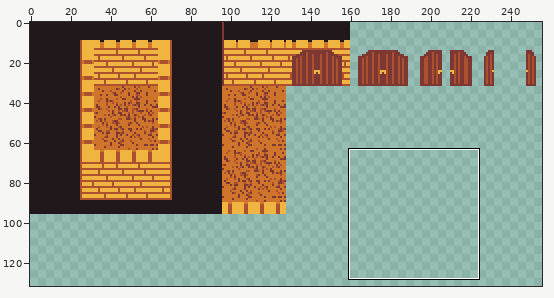
Two versions of one pixel-art file, sprites/tilemap.aseprite. The first picture is a wide view before the edit; the outline marks the close-up.
Close-up. First the earlier version:
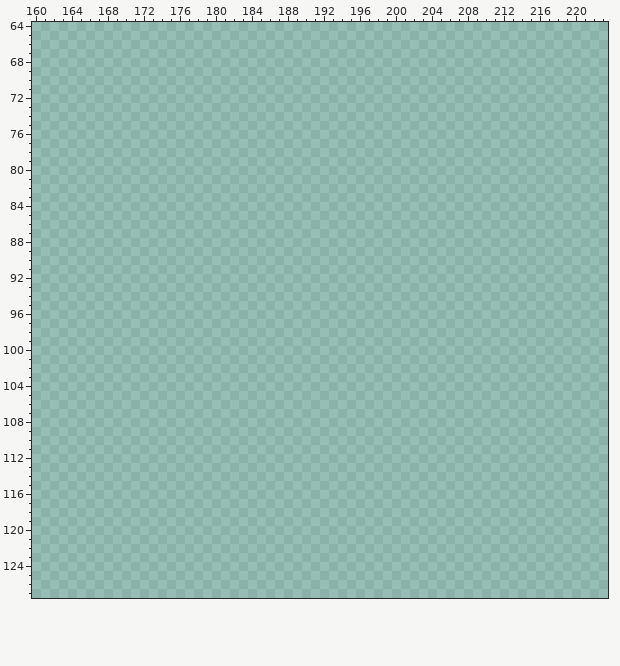
256x256 pixels, 1 frame. Shown: x 160..223, y 64..127. The wide view leaves out empty margins.
The result:
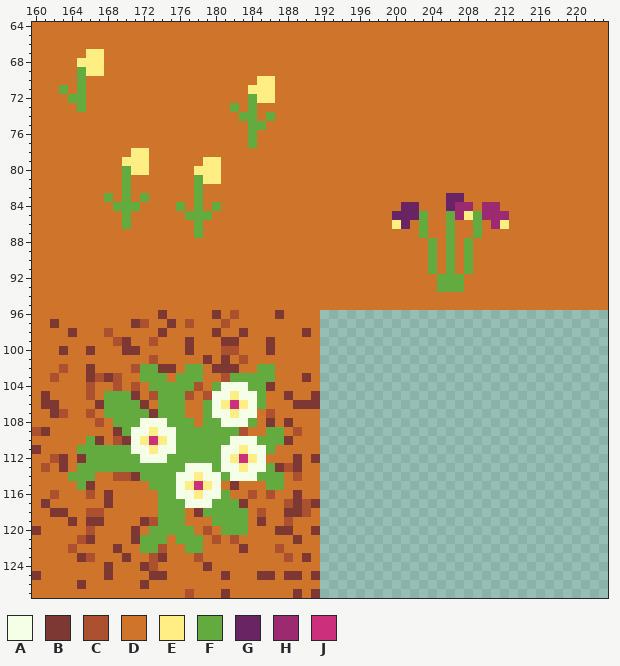
Palette (. is transparent): A #f5ffe8  B #7d3833  C #ab5130  D #cf752b  E #ffee83  F #63ab3f  G #692464  H #9c2a70  J #cc2f7b
Changes in this commit:
Changed rows in their new state; - is an unchanged pixel.
first column x 160:
 64 DDDDDDDDDDDDDDDDDDDDDDDDDDDDDDDDDDDDDDDDDDDDDDDDDDDDDDDDDDDDDDDD
 65 DDDDDDDDDDDDDDDDDDDDDDDDDDDDDDDDDDDDDDDDDDDDDDDDDDDDDDDDDDDDDDDD
 66 DDDDDDDDDDDDDDDDDDDDDDDDDDDDDDDDDDDDDDDDDDDDDDDDDDDDDDDDDDDDDDDD
 67 DDDDDDEEDDDDDDDDDDDDDDDDDDDDDDDDDDDDDDDDDDDDDDDDDDDDDDDDDDDDDDDD
 68 DDDDDEEEDDDDDDDDDDDDDDDDDDDDDDDDDDDDDDDDDDDDDDDDDDDDDDDDDDDDDDDD
 69 DDDDDFEEDDDDDDDDDDDDDDDDDDDDDDDDDDDDDDDDDDDDDDDDDDDDDDDDDDDDDDDD
 70 DDDDDFDDDDDDDDDDDDDDDDDDDEEDDDDDDDDDDDDDDDDDDDDDDDDDDDDDDDDDDDDD
 71 DDDFDFDDDDDDDDDDDDDDDDDDEEEDDDDDDDDDDDDDDDDDDDDDDDDDDDDDDDDDDDDD
 72 DDDDFFDDDDDDDDDDDDDDDDDDFEEDDDDDDDDDDDDDDDDDDDDDDDDDDDDDDDDDDDDD
 73 DDDDDFDDDDDDDDDDDDDDDDFDFDDDDDDDDDDDDDDDDDDDDDDDDDDDDDDDDDDDDDDD
 74 DDDDDDDDDDDDDDDDDDDDDDDFFDFDDDDDDDDDDDDDDDDDDDDDDDDDDDDDDDDDDDDD
 75 DDDDDDDDDDDDDDDDDDDDDDDDFFDDDDDDDDDDDDDDDDDDDDDDDDDDDDDDDDDDDDDD
 76 DDDDDDDDDDDDDDDDDDDDDDDDFDDDDDDDDDDDDDDDDDDDDDDDDDDDDDDDDDDDDDDD
 77 DDDDDDDDDDDDDDDDDDDDDDDDFDDDDDDDDDDDDDDDDDDDDDDDDDDDDDDDDDDDDDDD
 78 DDDDDDDDDDDEEDDDDDDDDDDDDDDDDDDDDDDDDDDDDDDDDDDDDDDDDDDDDDDDDDDD
 79 DDDDDDDDDDEEEDDDDDDEEDDDDDDDDDDDDDDDDDDDDDDDDDDDDDDDDDDDDDDDDDDD
 80 DDDDDDDDDDFEEDDDDDEEEDDDDDDDDDDDDDDDDDDDDDDDDDDDDDDDDDDDDDDDDDDD
 81 DDDDDDDDDDFDDDDDDDFEEDDDDDDDDDDDDDDDDDDDDDDDDDDDDDDDDDDDDDDDDDDD
 82 DDDDDDDDDDFDDDDDDDFDDDDDDDDDDDDDDDDDDDDDDDDDDDDDDDDDDDDDDDDDDDDD
 83 DDDDDDDDFDFDFDDDDDFDDDDDDDDDDDDDDDDDDDDDDDDDDDGGDDDDDDDDDDDDDDDD
 84 DDDDDDDDDFFFDDDDFDFDFDDDDDDDDDDDDDDDDDDDDGGDDDGHHDHHDDDDDDDDDDDD
 85 DDDDDDDDDDFDDDDDDFFFDDDDDDDDDDDDDDDDDDDDGGGFDDFHEFHHHDDDDDDDDDDD
 86 DDDDDDDDDDFDDDDDDDFDDDDDDDDDDDDDDDDDDDDDEGDFDDFDDFDHEDDDDDDDDDDD
 87 DDDDDDDDDDDDDDDDDDFDDDDDDDDDDDDDDDDDDDDDDDDFDDFDDFDDDDDDDDDDDDDD
 88 DDDDDDDDDDDDDDDDDDDDDDDDDDDDDDDDDDDDDDDDDDDDFDFDFDDDDDDDDDDDDDDD
 89 DDDDDDDDDDDDDDDDDDDDDDDDDDDDDDDDDDDDDDDDDDDDFDFDFDDDDDDDDDDDDDDD
 90 DDDDDDDDDDDDDDDDDDDDDDDDDDDDDDDDDDDDDDDDDDDDFDFDFDDDDDDDDDDDDDDD
 91 DDDDDDDDDDDDDDDDDDDDDDDDDDDDDDDDDDDDDDDDDDDDFDFDFDDDDDDDDDDDDDDD
 92 DDDDDDDDDDDDDDDDDDDDDDDDDDDDDDDDDDDDDDDDDDDDDFFFDDDDDDDDDDDDDDDD
 93 DDDDDDDDDDDDDDDDDDDDDDDDDDDDDDDDDDDDDDDDDDDDDFFFDDDDDDDDDDDDDDDD
 94 DDDDDDDDDDDDDDDDDDDDDDDDDDDDDDDDDDDDDDDDDDDDDDDDDDDDDDDDDDDDDDDD
 95 DDDDDDDDDDDDDDDDDDDDDDDDDDDDDDDDDDDDDDDDDDDDDDDDDDDDDDDDDDDDDDDD
 96 DDDDDDDDDDDDDDBDDDDDBDCDDDDBDDDD--------------------------------
 97 DDBDDDDDDDDBCDDBDCDDDCDDDDDDDDDD--------------------------------
 98 DDDDBDDDCDDDDDBDDDDDBDDBDDDDDDBD--------------------------------
 99 DDDDDDDDDCBDDCDDDBDDDBBDDDBDDDDD--------------------------------
100 DDDBDDBDDDBBDDDDDBDDDCCDDDBDDDDD--------------------------------
101 DDDDDDDDDDDDDCDDDDDBDBDCDDDDDDDD--------------------------------
102 DDDCDDBDDDDCFFBBDFFDBBBDDFFDDDDD--------------------------------
103 DDCDDDBCBCDDFFFDFFFDDCFFFFFDDDBD--------------------------------
104 DDDDDDCDDCDCDFFFFFCDFAAAFFBDDDDD--------------------------------
105 DBDDDDCDFFFBDCFFFCDCAAEAAFDDBDDB--------------------------------
106 DBBDDDDBFFFFBDFFFDDFAEJEAFDDDBBB--------------------------------
107 DDBCDDCDFFFFFBFFFDDFAAEAADCDDDDD--------------------------------
108 DDDDDDDCDFFFAAAFFFDFFAAAFDBDBDDD--------------------------------
109 CBDDDDDDDBFAAEAAFFFFFFFCDDFFDCDD--------------------------------
110 DDDDDDFBDCBAEJEAFFFFFFAAAFFFBDDD--------------------------------
111 BDDDDFFFFFFAAEAAFFFFFAAEAAFDDDDD--------------------------------
112 DDCBDBFFFFFFAAAFFFFFFAEJEADDDBDB--------------------------------
113 DCDBDFFFFFFFFFFFFAAAFAAEAAFBCBDD--------------------------------
114 DDDDFFFDDCCBFFFFAAEAAFAAAFFFDCDD--------------------------------
115 DDDDDFBDDDDDDFFFAEJEADBDDDFFDDDD--------------------------------
116 DDCDDDCDBDDDDDFFAAEAAFDDCDCDDBDD--------------------------------
117 DBDDDDDDBDDDDDFFFAAAFFFBDDDDCBCB--------------------------------
118 DDBBDDCCDDDDDDFFFDBFFFFFDCDDBBCD--------------------------------
119 DDDDBDBBDDDDBCFFFDDDFFFFDBDDCDDD--------------------------------
120 BDDDDDCDDDDBDFFFFFDCDFFFDDDBBDDB--------------------------------
121 DDDDDCBDDDDBFFFDFFFDCDCDDDDDDBDD--------------------------------
122 DDDDCDDDDBDDFFCDDFFDDDDBDDDCDDDD--------------------------------
123 DDDDDBCDDDBDDCBDDDCDDDDDDDDDCDBD--------------------------------
124 DDDDDDDDBDDDBCDDDDDBDDDDDDDDDDDD--------------------------------
125 BDDDDDDDBDDDDBBDDDDDDBDDDBBDBBDB--------------------------------
126 DDDDDBDDDDDDBDDDDDDDDDDDDDDDDDDD--------------------------------
127 DDDDDDDDDDDDDDDDDCDDDBDDDDDDDBDB--------------------------------
Changed places in both close-ups, as pixel boxes (x1, y1, x2, y2):
added: (32, 22, 608, 598)
